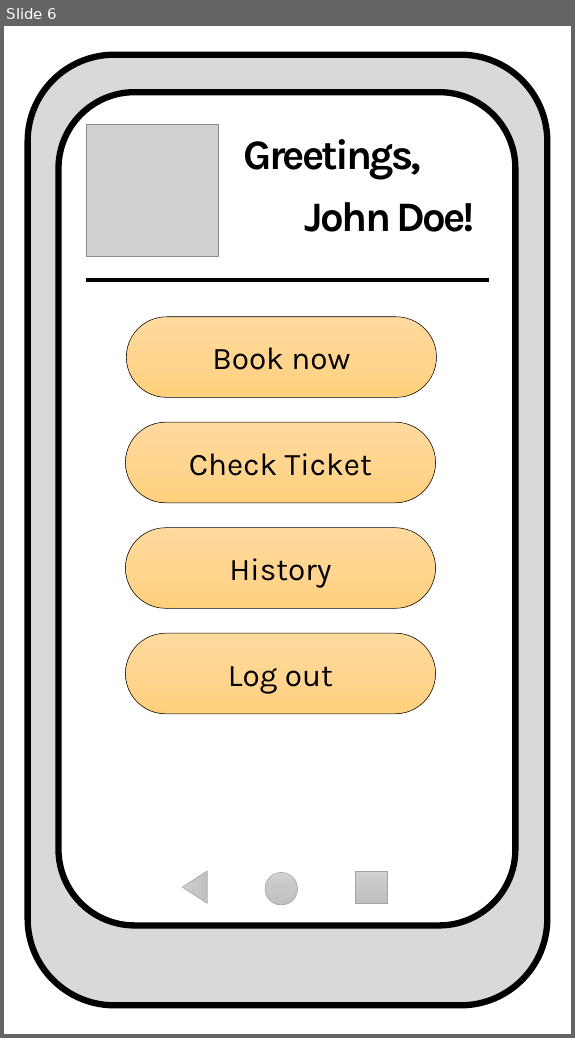
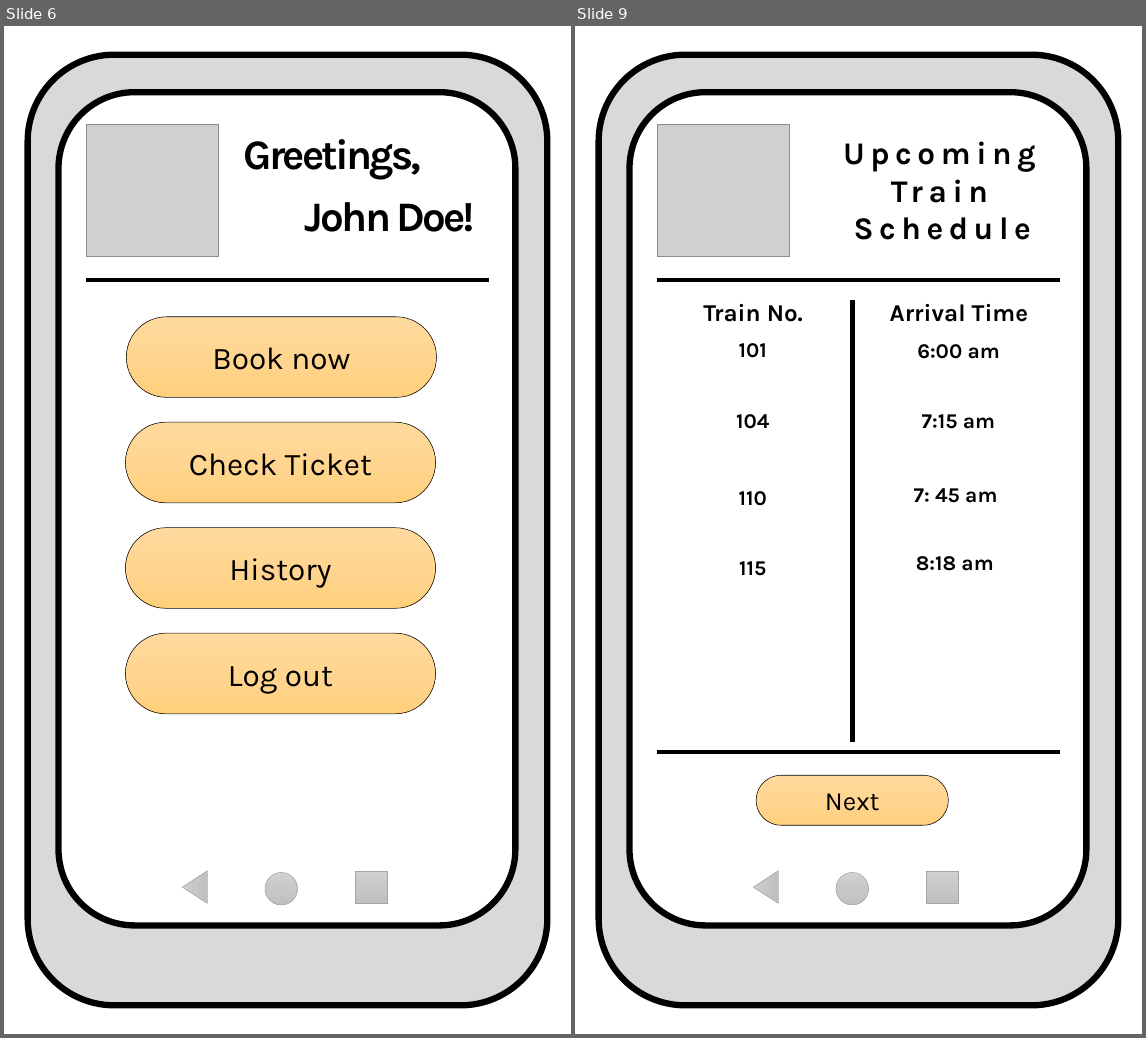
Before and after one commit to pmmanalang/userdes-SF181-A1-Manalang-Timo, a slide deck: Digital Mockup/Static-PrototypeVer.1.pptx. Shown side by side, each under a label of ours: slide 6 before the commit, slides 6 and 9 after it; the slides between them are not shown. The pictures are 575x1038 and 1146x1038 pixels, drawn with LibreOffice and Linux fonts; fonts in the diff are those of the drawing; grey boxes stand for pictures. Boxes give left, top, right and bottom in pixels: in the first picture for what was removed or moved away, otherwise in the second. Text is boxed around its words. In the diff, an @@ line names an element or a change of style, - is before the commit and + after.

```diff
--- a/Digital Mockup/Static-PrototypeVer.1.pptx
+++ b/Digital Mockup/Static-PrototypeVer.1.pptx
@@ slide 9 added at (575, 26, 1142, 1034), background #FFFFFF @@
@@ freeform shape added at (598, 55, 1118, 1005), fill #D9D9D9, outline #000000 6 pt @@
@@ picture added at (657, 124, 790, 257) @@
@@ text added at (843, 141, 1036, 240), 30 pt, text #000000, bold @@
+Upcoming Train Schedule
@@ line added from (657, 280) to (1060, 280), #000000 4.5 pt @@
@@ text added at (703, 304, 803, 322), 23 pt, text #000000, bold @@
+Train No.
@@ line added from (852, 743) to (852, 300), #000000 4.5 pt @@
@@ text added at (890, 304, 1028, 322), 23 pt, text #000000, bold @@
+Arrival Time
@@ text added at (739, 343, 767, 358), 20 pt, text #000000, bold @@
+101
@@ text added at (917, 344, 1000, 359), 20 pt, text #000000, bold @@
+6:00 am
@@ text added at (736, 414, 769, 429), 20 pt, text #000000, bold @@
+104
@@ text added at (922, 414, 995, 429), 20 pt, text #000000, bold @@
+7:15 am
@@ text added at (739, 491, 767, 506), 20 pt, text #000000, bold @@
+110
@@ text added at (914, 488, 997, 503), 20 pt, text #000000, bold @@
+7: 45 am
@@ text added at (739, 561, 766, 576), 20 pt, text #000000, bold @@
+115
@@ text added at (916, 556, 993, 571), 20 pt, text #000000, bold @@
+8:18 am
@@ line added from (657, 752) to (1060, 752), #000000 4.5 pt @@
@@ rounded rectangle added at (756, 775, 948, 825), fill gradient #FFDB9E to #FFD590 to #FFD07C, outline #000000 0.5 pt, 25 pt, text #000000 @@
+Next
@@ triangle added at (753, 870, 778, 903), fill gradient #D2D2D2 to #C8C8C8 to #C0C0C0, outline #A5A5A5 0.5 pt @@
@@ ellipse added at (836, 873, 868, 905), fill gradient #D2D2D2 to #C8C8C8 to #C0C0C0, outline #A5A5A5 0.5 pt @@
@@ rectangle added at (926, 871, 958, 904), fill gradient #D2D2D2 to #C8C8C8 to #C0C0C0, outline #A5A5A5 0.5 pt @@
```
Also in this commit, not shown: 4 slides changed, 3 other slides added, 2 slides removed.
